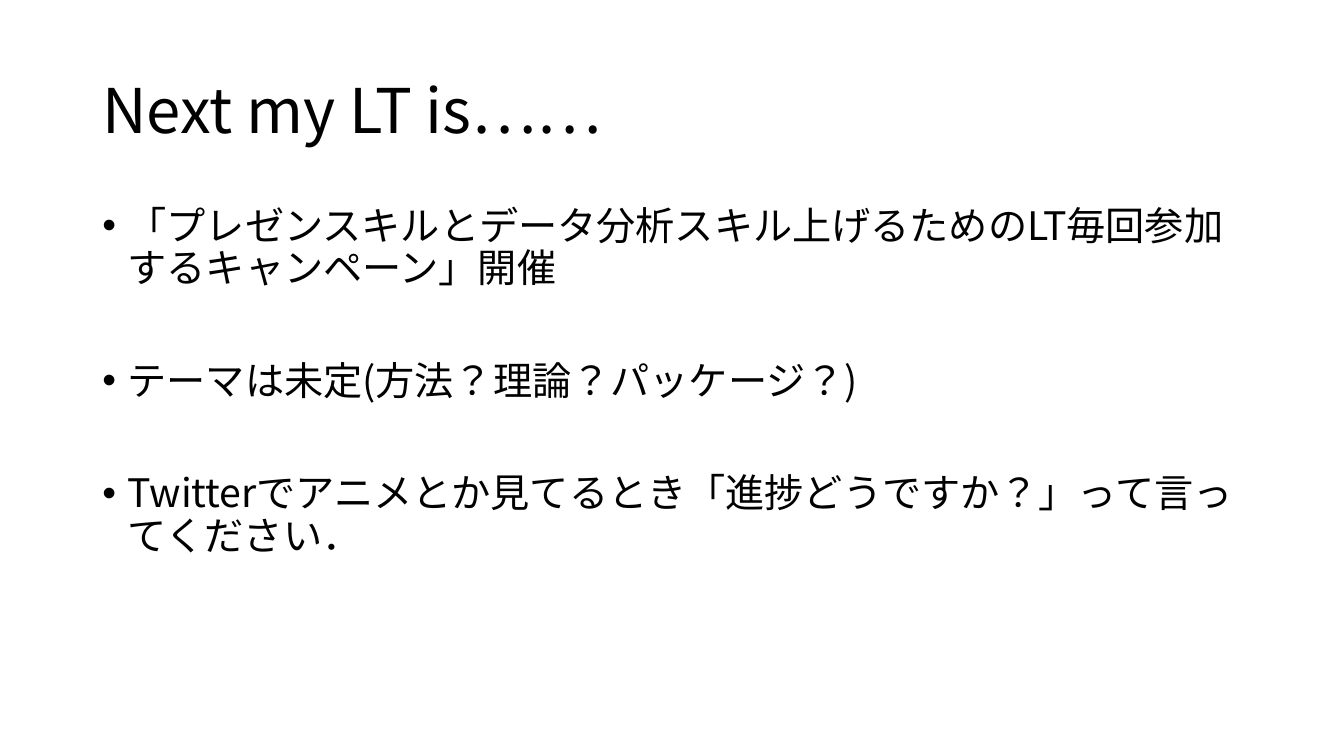
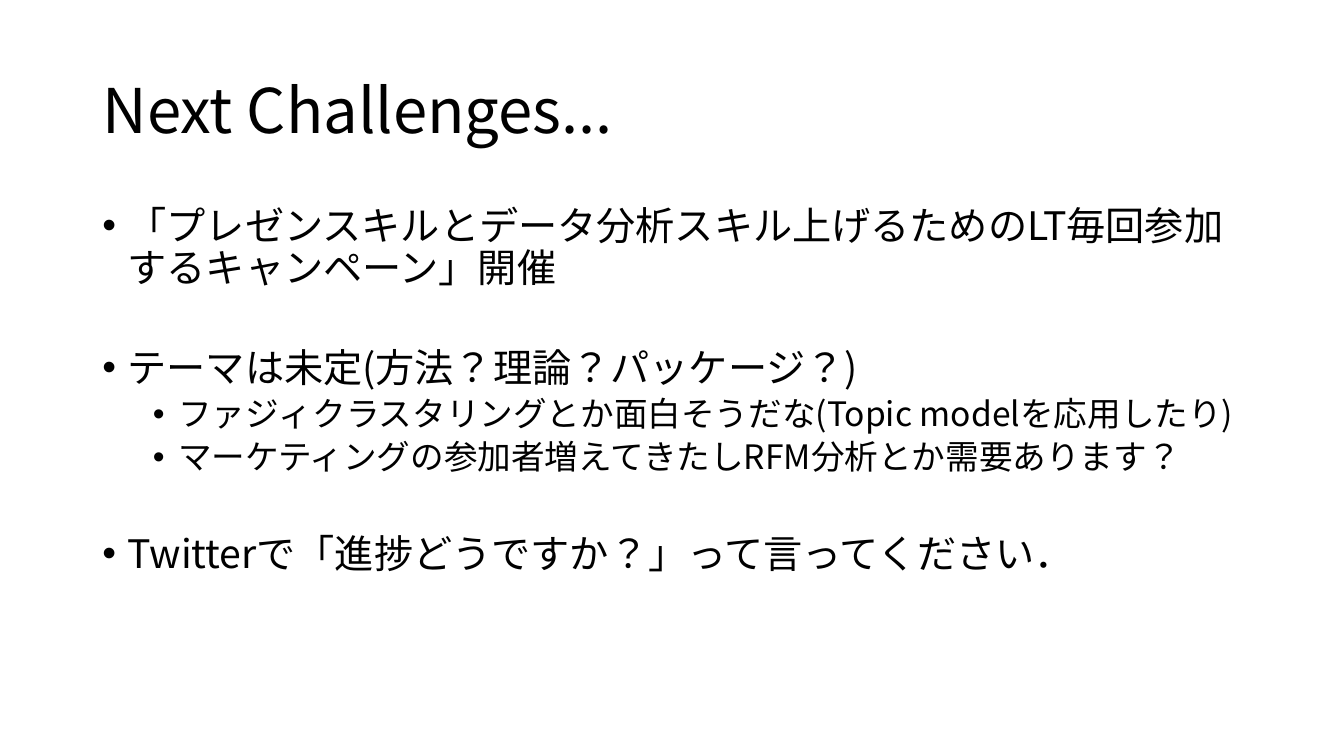
Before and after one commit to 8-u8/Kaggle, a slide deck: slide 29 of Santander/output/caretパッケージを使ったXGBoostのformula型.pptx (slide 31 before the commit). Drawn at 1344x756 pixels with LibreOffice and Linux fonts; fonts in the diff are those of the drawing. Boxes give left, top, right and bottom in pixels: in the first picture for what was removed or moved away, otherwise in the second. Text is boxed around its words. In the diff, an @@ line names an element or a change of style, - is before the commit and + after.

```diff
--- a/Santander/output/caretパッケージを使ったXGBoostのformula型.pptx
+++ b/Santander/output/caretパッケージを使ったXGBoostのformula型.pptx
@@ title at bbox=[102, 84, 613, 149]: text changed @@
-Next my LT is……
+Next Challenges...
@@ text at bbox=[128, 397, 1233, 572]: text changed; size 28 to 24 pt @@
-• Twitterでアニメとか見てるとき「進捗どうですか？」って言ってください．
+  • ファジィクラスタリングとか面白そうだな(Topic modelを応用したり)
+  • マーケティングの参加者増えてきたしRFM分析とか需要あります？
+• Twitterで「進捗どうですか？」って言ってください．
```
Also in this commit, not shown: 22 other slides changed, 1 other file.
